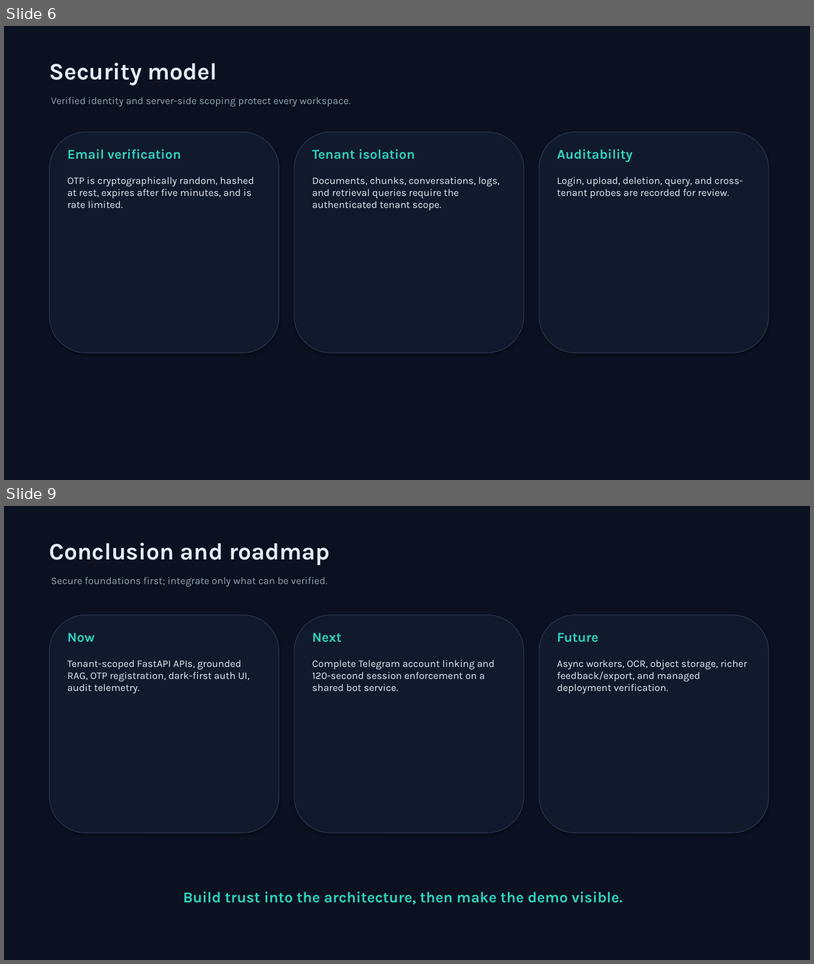
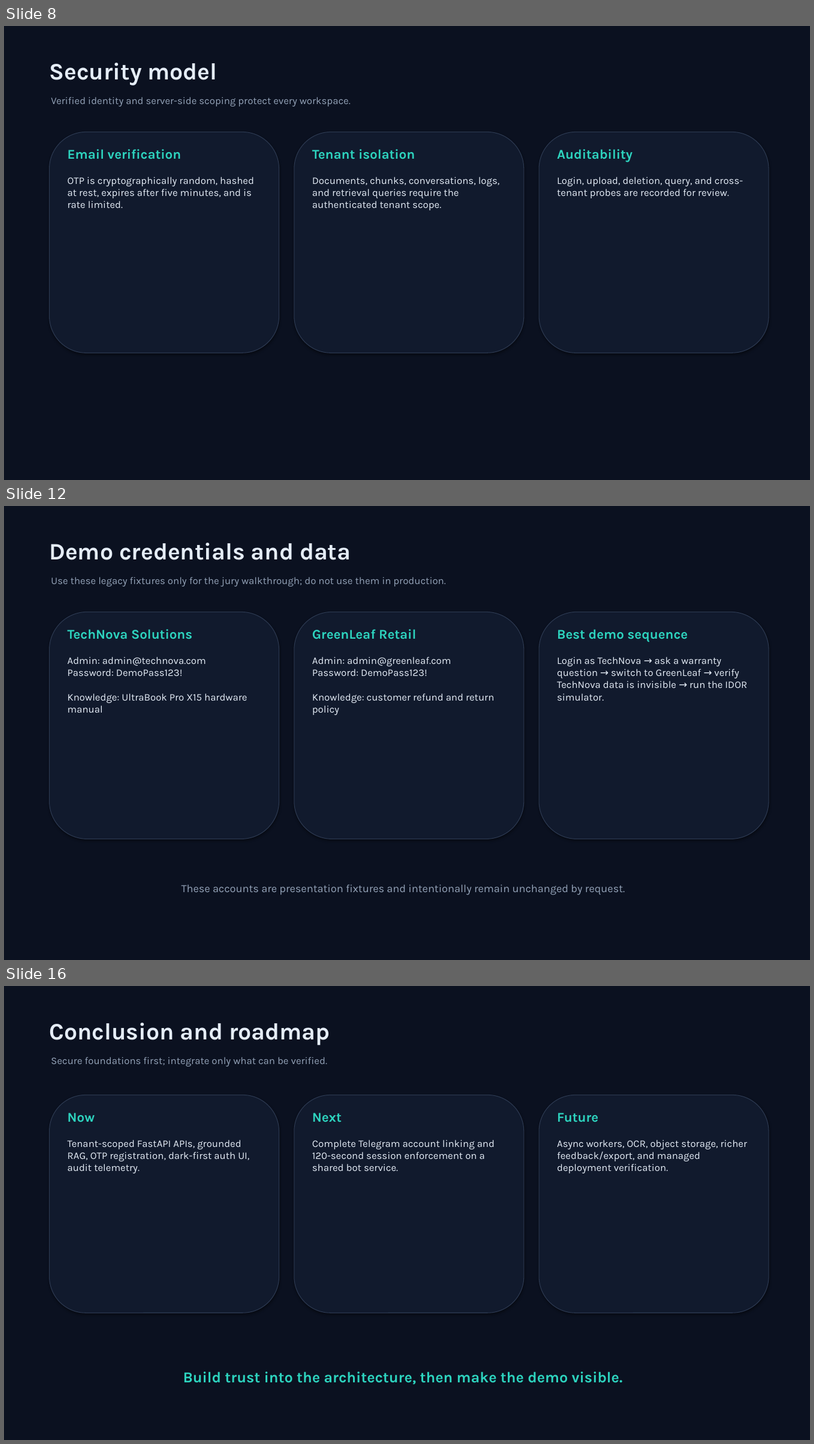
Before and after one commit to aksharganji23/tenantAI, a slide deck: presentation/SaaSsum_AI_Presentation.pptx. Shown one above the other, each under a label of ours: slides 6 and 9 before the commit, slides 8, 12 and 16 after it; the slides between them are not shown. The pictures are 814x964 and 814x1444 pixels, drawn with LibreOffice and Linux fonts; fonts in the diff are those of the drawing. Boxes give left, top, right and bottom in pixels: in the first picture for what was removed or moved away, otherwise in the second. Text is boxed around its words. In the diff, an @@ line names an element or a change of style, - is before the commit and + after.

```diff
--- a/presentation/SaaSsum_AI_Presentation.pptx
+++ b/presentation/SaaSsum_AI_Presentation.pptx
@@ slide 12 added at box(4, 506, 810, 960), background #0B1120 @@
@@ text added at box(49, 543, 351, 560), 28 pt, text #E5EDF7, bold @@
+Demo credentials and data
@@ text added at box(51, 577, 446, 586), 12 pt, text #94A3B8 @@
+Use these legacy fixtures only for the jury walkthrough; do not use them in production.
@@ rounded rectangle added at box(50, 612, 279, 839), fill #111A2D, outline #2D3A52 0.75 pt @@
@@ rounded rectangle added at box(294, 612, 524, 839), fill #111A2D, outline #2D3A52 0.75 pt @@
@@ rounded rectangle added at box(539, 612, 769, 839), fill #111A2D, outline #2D3A52 0.75 pt @@
@@ text added at box(68, 629, 192, 639), 16 pt, text #2DD4BF, bold @@
+TechNova Solutions
@@ text added at box(312, 629, 416, 639), 16 pt, text #2DD4BF, bold @@
+GreenLeaf Retail
@@ text added at box(557, 629, 689, 642), 16 pt, text #2DD4BF, bold @@
+Best demo sequence
@@ text added at box(68, 657, 247, 712), 12 pt, text #E5EDF7 @@
+Admin: admin@technova.com
+Password: DemoPass123!
+Knowledge: UltraBook Pro X15 hardware manual
@@ text added at box(312, 657, 494, 715), 12 pt, text #E5EDF7 @@
+Admin: admin@greenleaf.com
+Password: DemoPass123!
+Knowledge: customer refund and return policy
@@ text added at box(557, 657, 747, 700), 12 pt, text #E5EDF7 @@
+Login as TechNova → ask a warranty question → switch to GreenLeaf → verify TechNova data is invisible → run the IDOR simulator.
@@ text added at box(182, 884, 625, 895), 13 pt, text #94A3B8 @@
+These accounts are presentation fixtures and intentionally remain unchanged by request.
@@ what was slide 6 is now slide 8 @@
@@ what was slide 9 is now slide 16 @@
```
Also in this commit, not shown: 2 slides changed, 7 other slides added, 1 slide removed, 1 other file.
